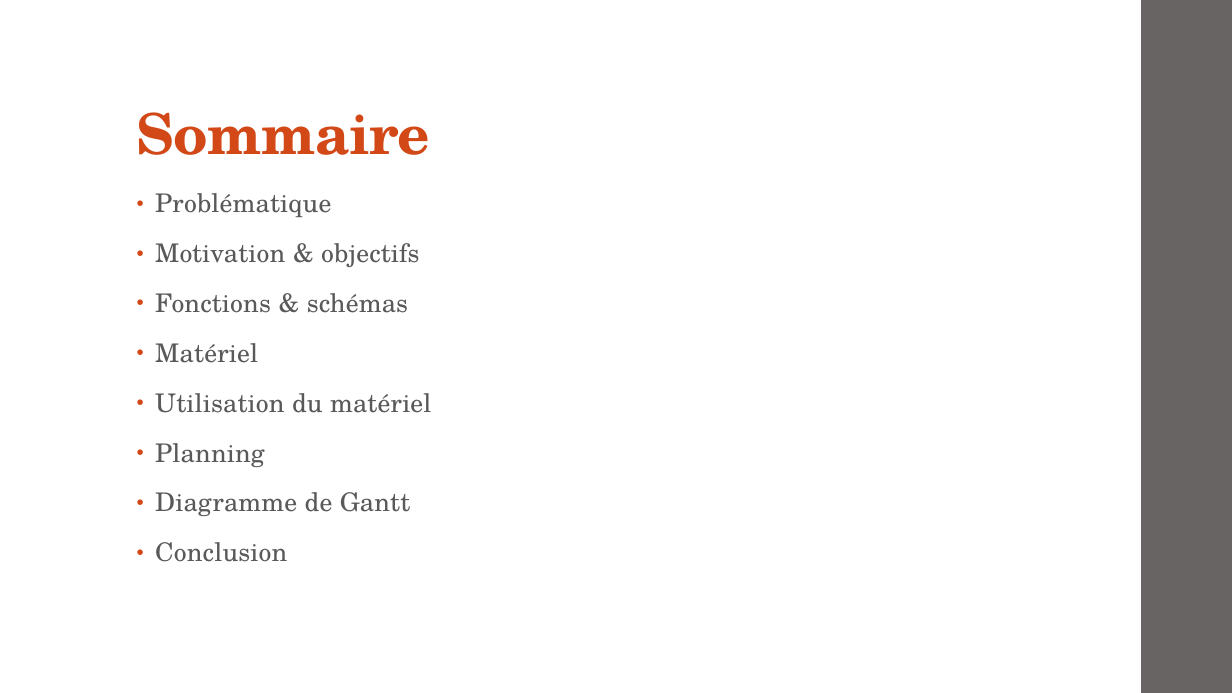
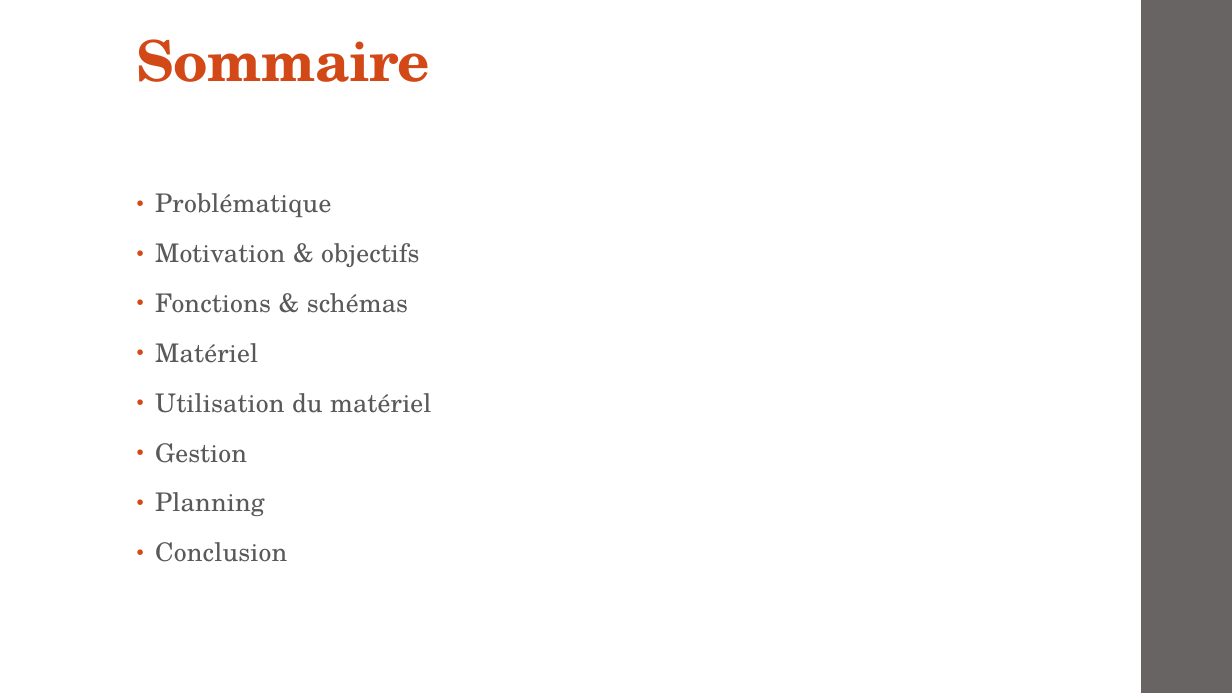
Before and after one commit to cvcarles/Bibduino, a slide deck: slide 2 of doc/Projet Bibduino.pptx. Drawn at 1232x693 pixels with LibreOffice and Linux fonts; fonts in the diff are those of the drawing. Boxes give left, top, right and bottom in pixels: in the first picture for what was removed or moved away, otherwise in the second. Text is boxed around its words. In the diff, an @@ line names an element or a change of style, - is before the commit and + after.

```diff
--- a/doc/Projet Bibduino.pptx
+++ b/doc/Projet Bibduino.pptx
@@ title "Sommaire": place and size @@
-title "Sommaire" at box(137, 112, 431, 155)
+title "Sommaire" at box(137, 39, 431, 82)
@@ text at box(155, 443, 247, 463): paragraph added @@
+• Gestion
@@ text at box(155, 492, 411, 516): paragraph removed @@
-• Diagramme de Gantt
```
Also in this commit, not shown: 5 other slides changed, 3 slides added, 3 slides removed.
